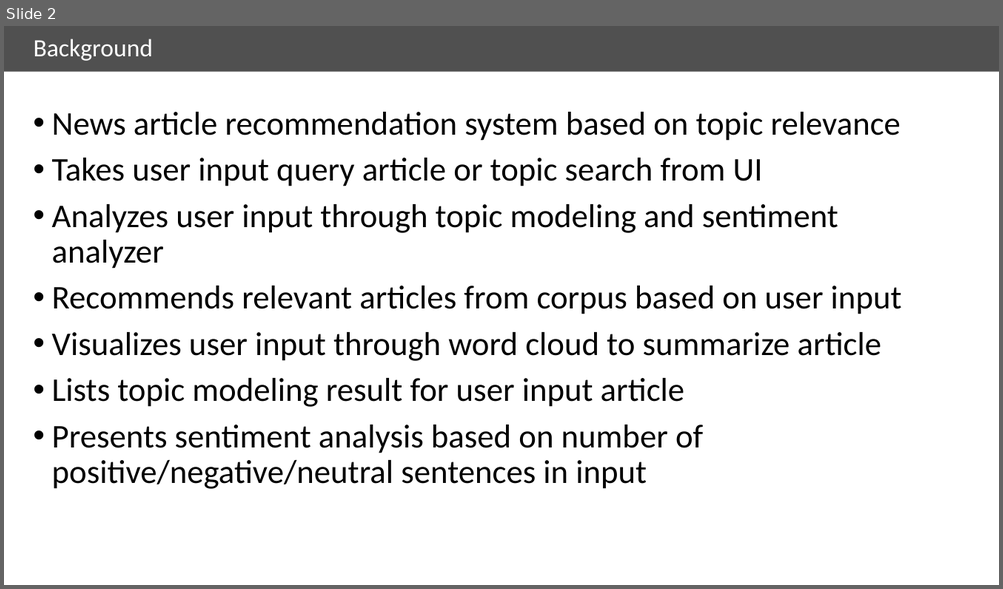
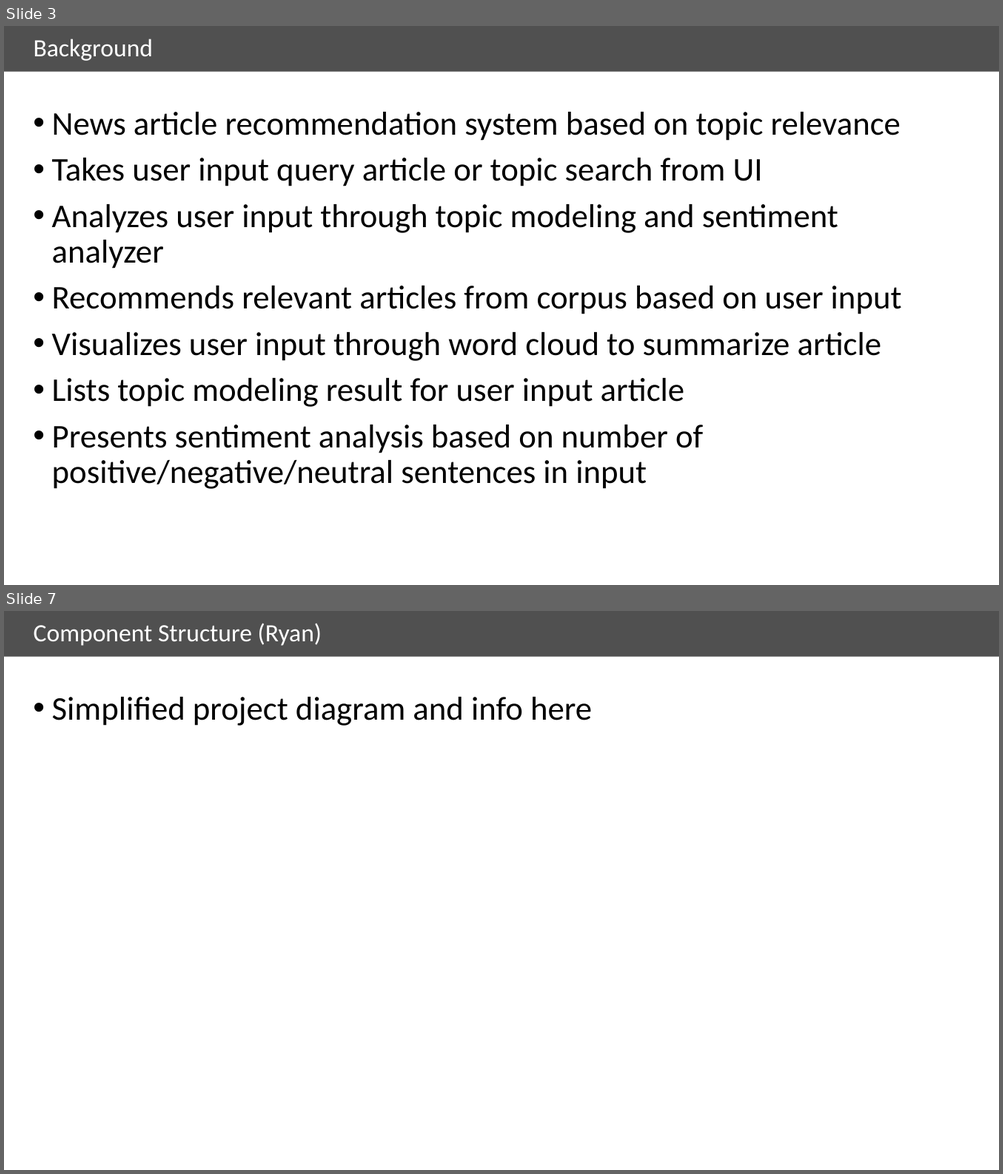
Before and after one commit to ryanbae89/news_analyzer, a slide deck: doc/Final_presentation_v1.pptx. Shown one above the other, each under a label of ours: slide 2 before the commit, slides 3 and 7 after it; the slides between them are not shown. The pictures are 1003x589 and 1003x1174 pixels, drawn with LibreOffice and Linux fonts; fonts in the diff are those of the drawing. Boxes give left, top, right and bottom in pixels: in the first picture for what was removed or moved away, otherwise in the second. Text is boxed around its words. In the diff, an @@ line names an element or a change of style, - is before the commit and + after.

```diff
--- a/doc/Final_presentation_v1.pptx
+++ b/doc/Final_presentation_v1.pptx
@@ slide 7 added at (x1=4, y1=611, x2=999, y2=1170), background #FFFFFF; not listed: 1 template element that a slide beside it also shows @@
@@ title added at (x1=34, y1=623, x2=322, y2=646), 24 pt, text #FFFFFF @@
+Component Structure (Ryan)
@@ text added at (x1=52, y1=697, x2=592, y2=726), 32 pt, text #000000 @@
+• Simplified project diagram and info here
@@ what was slide 2 is now slide 3 @@
```
Also in this commit, not shown: 4 slides changed, 10 other slides added, 3 slides removed, 6 other files.
